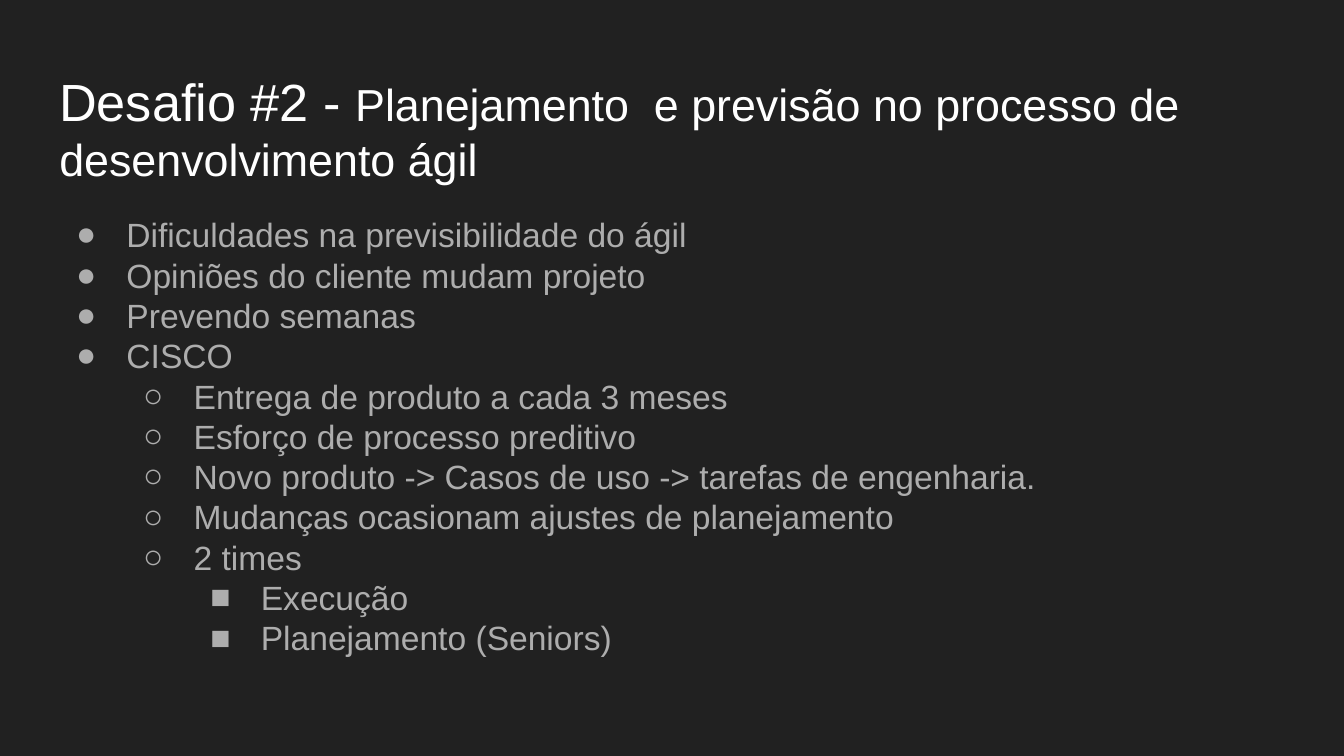
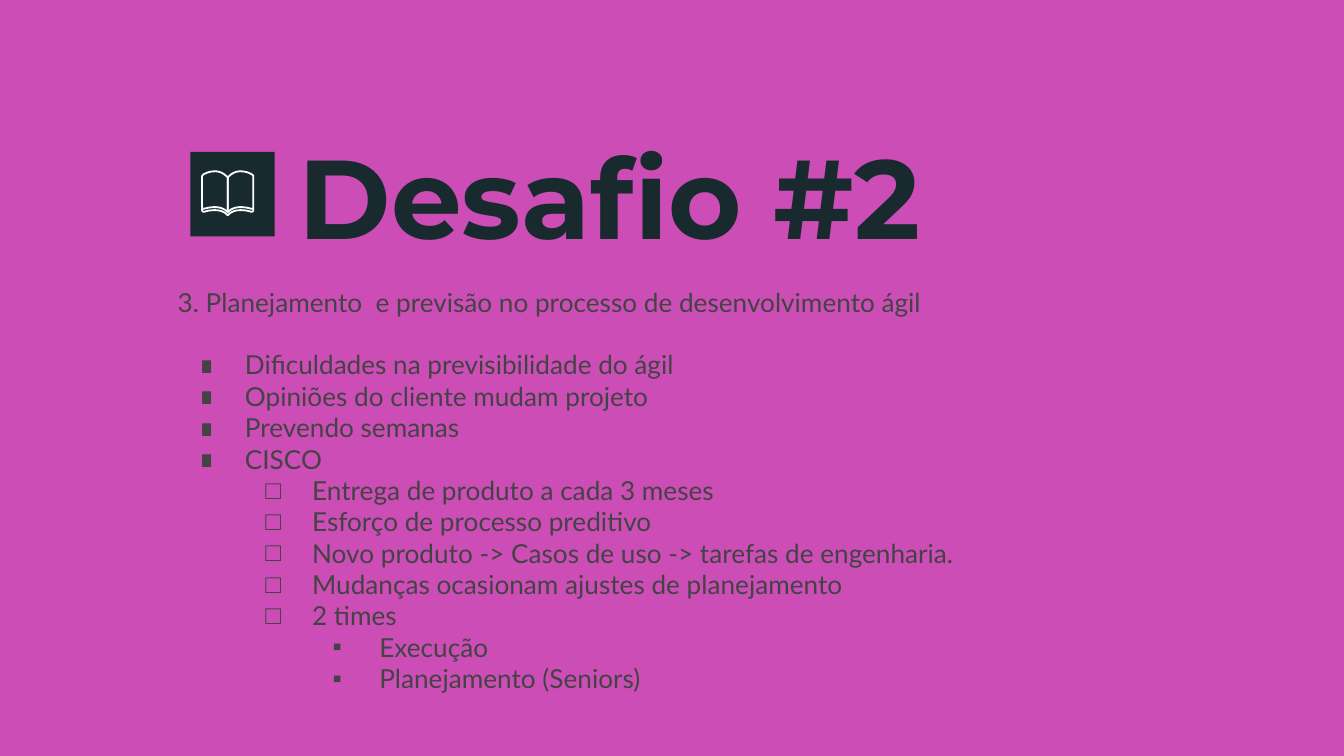
Before and after one commit to fga-eps-mds/A-Disciplina-MDS-EPS, a slide deck: slide 13 of GPP_Material/12-Cisco Systems/Transição para o novo ágil e o modelo de desenvolvimento de produto.pptx (slide 12 before the commit). Drawn at 1344x756 pixels with LibreOffice and Linux fonts; fonts in the diff are those of the drawing. Boxes give left, top, right and bottom in pixels: in the first picture for what was removed or moved away, otherwise in the second. Text is boxed around its words. In the diff, an @@ line names an element or a change of style, - is before the commit and + after.

Commit message:
Add slide of Cisco Systems after corrections.

```diff
--- a/GPP_Material/12-Cisco Systems/Transição para o novo ágil e o modelo de desenvolvimento de produto.pptx
+++ b/GPP_Material/12-Cisco Systems/Transição para o novo ágil e o modelo de desenvolvimento de produto.pptx
@@ background #212121 to #CC4DB6 @@
@@ title removed at (59,83,1179,185) @@
-Desafio #2 - Planejamento e previsão no processo de desenvolvimento ágil
@@ rectangle added at (191,152,276,237), fill #182A2E @@
@@ group added at (202,171,253,215): 4 freeform shapes @@
@@ title added at (299,151,921,240), 60 pt, text #182A2E, bold @@
+Desafio #2
@@ text "3. Planejamento e previsão no ...": place and size @@
-text "3. Planejamento e previsão no ..." at (126,222,1035,657)
+text "3. Planejamento e previsão no ..." at (178,293,953,599)
@@ text at (178,293,921,316): paragraph added @@
+3. Planejamento e previsão no processo de desenvolvimento ágil
@@ text at (245,355,953,599): size 18 to 14 pt, font Arial to Lato, text colour #ADADAD to #434343 in "Dificuldades na previsibilidade do ágil", "Opiniões do cliente mudam projeto", "Prevendo semanas", "CISCO" and 7 more places; bullet ● to ∎; bullet colour #ADADAD to #434343; bullet ○ to □; bullet ■ to ▪ @@
```
Also in this commit, not shown: 9 other slides changed, 7 slides added, 4 slides removed, 1 other file.
